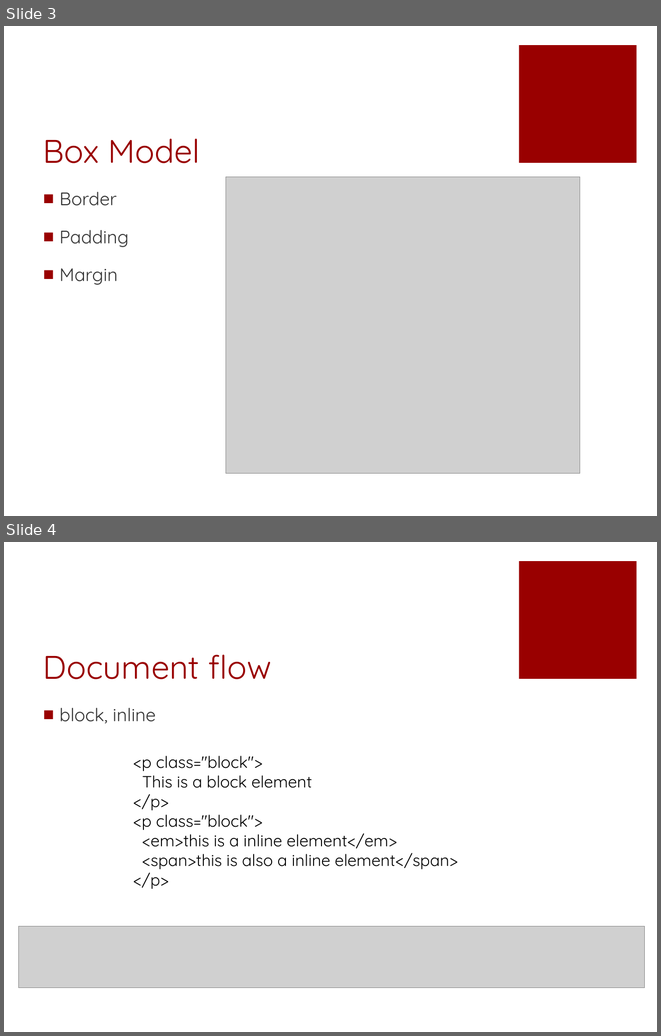
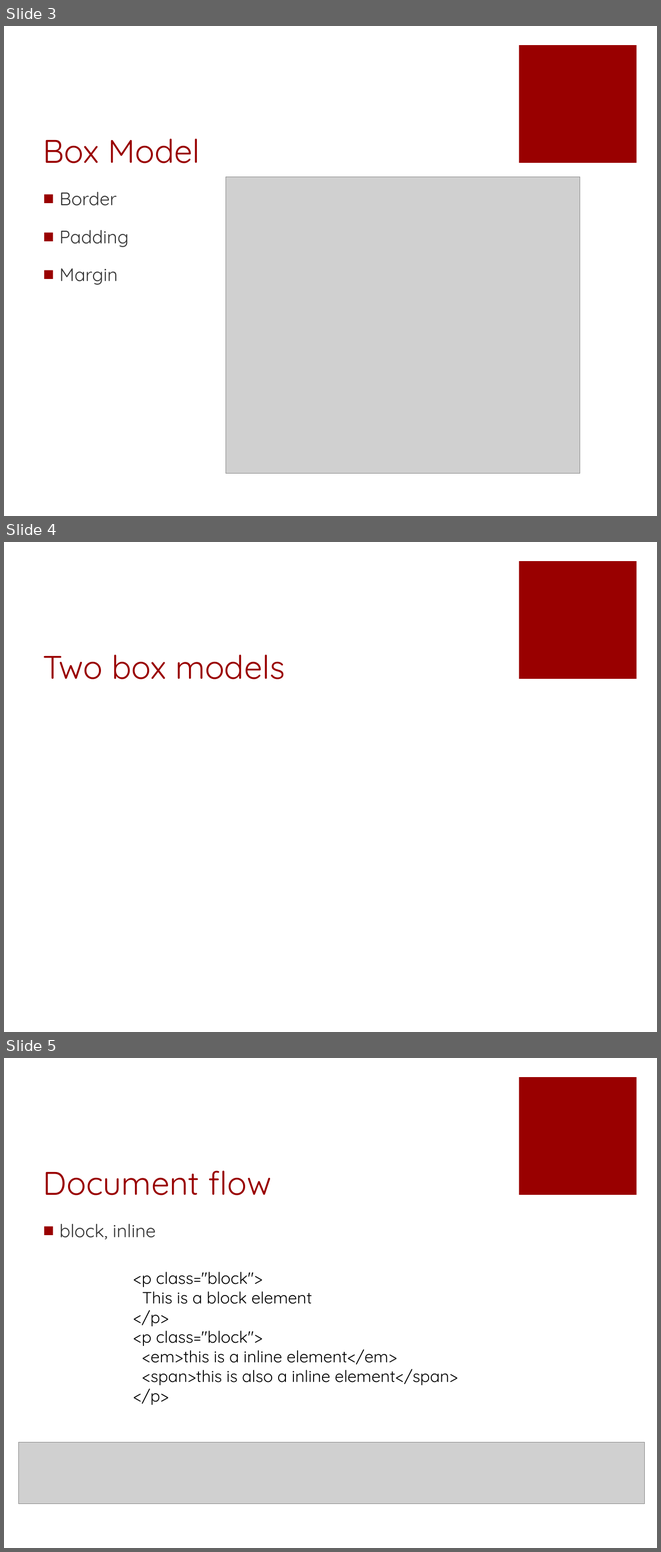
Before and after one commit to fuying/frondendtraining, a slide deck: CSS/CSS.pptx. Shown one above the other, each under a label of ours: slides 3 and 4 before the commit, slides 3, 4 and 5 after it. The pictures are 661x1036 and 661x1552 pixels, drawn with LibreOffice and Linux fonts; fonts in the diff are those of the drawing; grey boxes stand for pictures. Boxes give left, top, right and bottom in pixels: in the first picture for what was removed or moved away, otherwise in the second. Text is boxed around its words. In the diff, an @@ line names an element or a change of style, - is before the commit and + after.

```diff
--- a/CSS/CSS.pptx
+++ b/CSS/CSS.pptx
@@ slide 4 added at (x1=4, y1=542, x2=657, y2=1032), background #FFFFFF; not listed: 1 template element that a slide beside it also shows @@
@@ title added at (x1=43, y1=654, x2=285, y2=679), 36 pt, text #990000 @@
+Two box models
@@ what was slide 4 is now slide 5 @@
```
Also in this commit, not shown: 1 slide changed, 5 slides removed.
